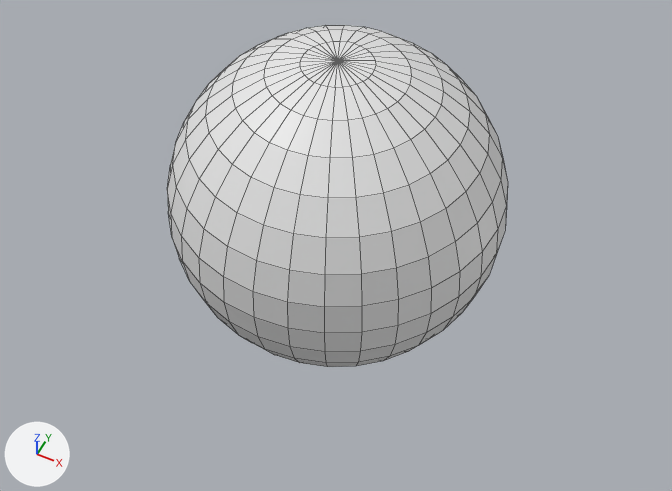
Before and after pictures for a commit that changed the OBJ model Enjin/Resources/planet/planet.obj.
Rendered twice from a 50 mm lens placed at (1.74, -3.51, 3.95), pointed at (0.09, -0.19, -0.19). The axes (+X, +Y, +Z) are drawn at lower left. The lights are the same throughout. Mesh edges are drawn as thin lines. Where no turn or scale is listed for an object, it has been applied to the vertices.

The first picture shows '球'.
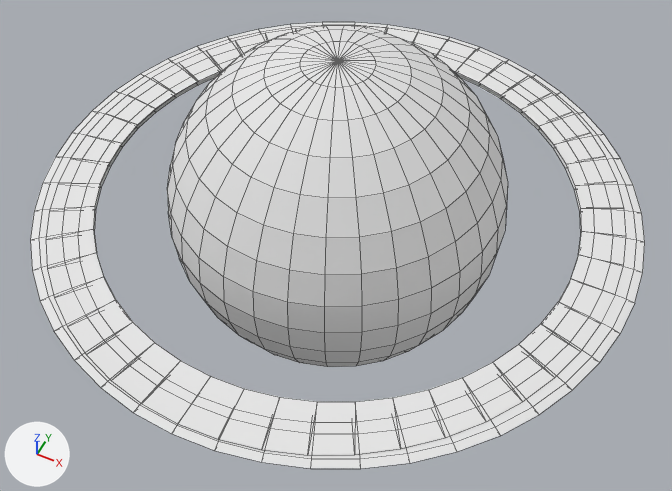
The change, as a diff of the scene's bpy script:
```diff
--- a/Enjin/Resources/planet/planet.obj.py
+++ b/Enjin/Resources/planet/planet.obj.py
@@ mat_マテリアル_009 @@
+mat_マテリアル_009 = principled_material('マテリアル.009')
+mat_マテリアル_009.base_color = (0.8, 0.8, 0.8)  # white #e7e7e7
+mat_マテリアル_009.roughness = 1.0
@@ me_トーラス @@
+me_トーラス.from_pydata(...)  # 576 vertices, 576 faces; spans x -1.79..1.79, y -1.79..1.79, z -0.02..0.02
+me_トーラス.materials.append(mat_マテリアル_009)  # white #e7e7e7
@@ ob_トーラス @@
+ob_トーラス = bpy.data.objects.new('トーラス', me_トーラス)
+ob_トーラス.location = (0.0, 0.0, 0.0)
```

Location of each change, (x1, y1, x2, y2) in pixels of the pictures (672 x 491 px):
'トーラス', added: after (30, 22, 645, 469)
